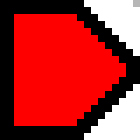
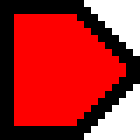
Revision of a layered 140×140 image; what changed, layer by layer:
painted on "Background" over [133, 0, 140, 7]
